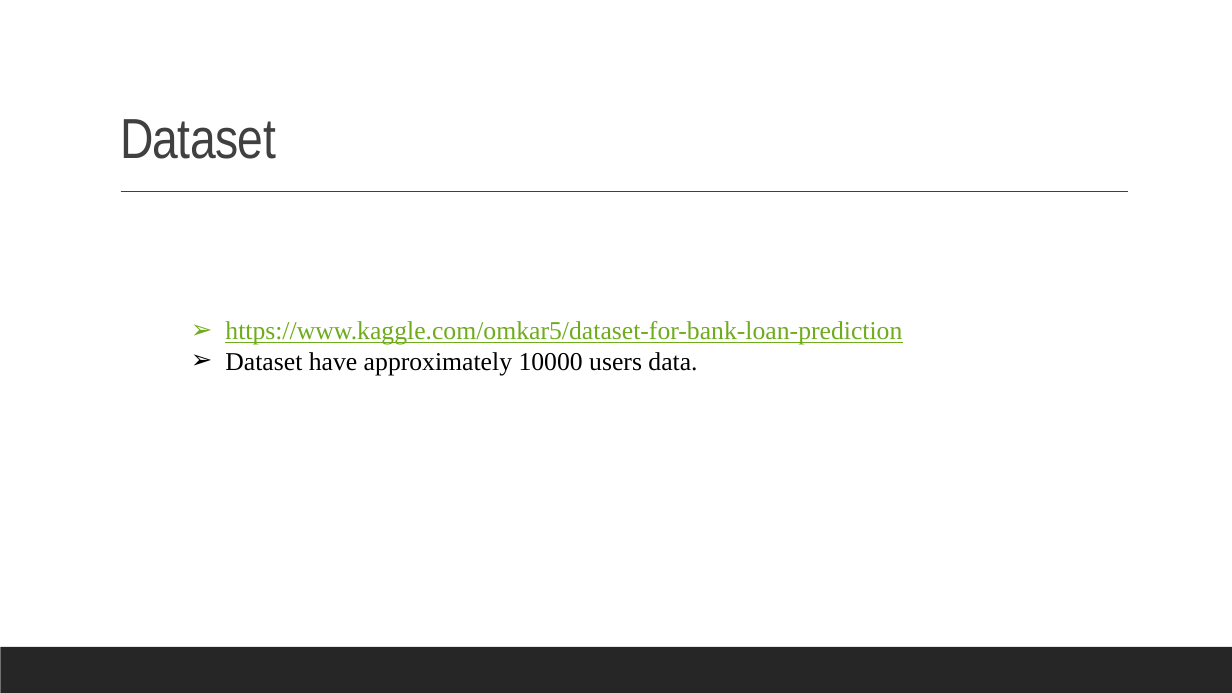
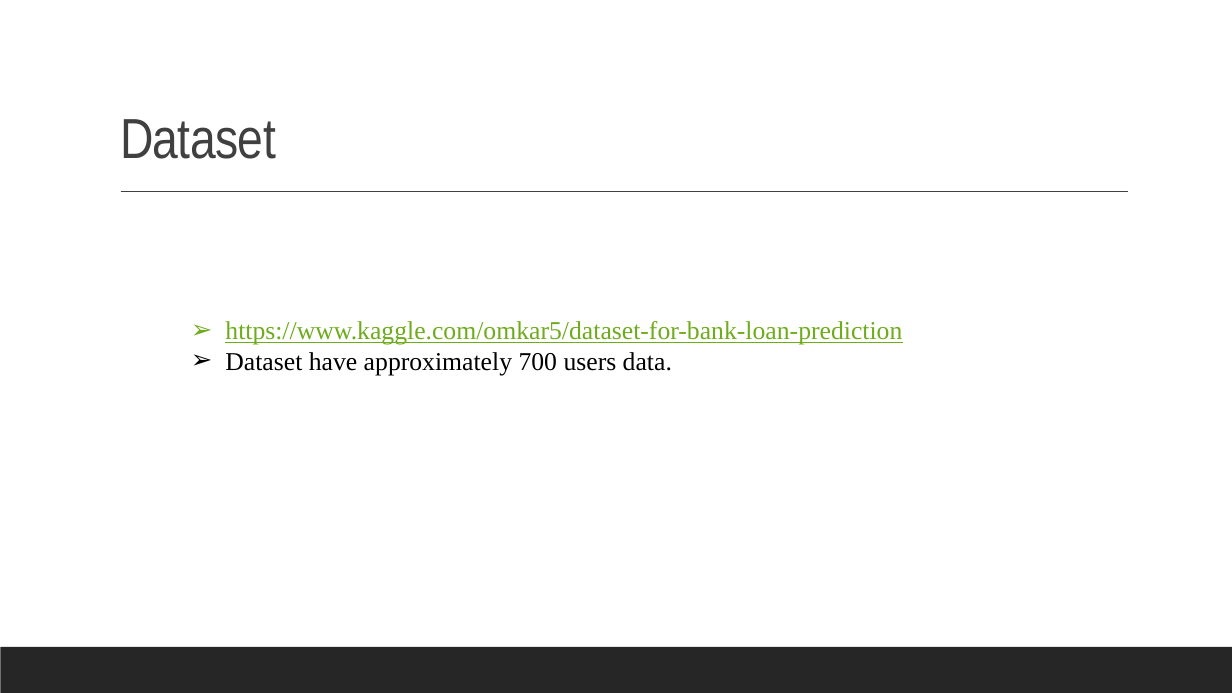
Before and after one commit to prnbbora4/BCLPS-majorProject, a slide deck: slide 9 of Documentation/BANKING CUSTOMER & LOAN PREDICTION SYSTEM_II.pptx. Drawn at 1232x693 pixels with LibreOffice and Linux fonts; fonts in the diff are those of the drawing. Boxes give left, top, right and bottom in pixels: in the first picture for what was removed or moved away, otherwise in the second. Text is boxed around its words. In the diff, an @@ line names an element or a change of style, - is before the commit and + after.

```diff
--- a/Documentation/BANKING CUSTOMER & LOAN PREDICTION SYSTEM_II.pptx
+++ b/Documentation/BANKING CUSTOMER & LOAN PREDICTION SYSTEM_II.pptx
@@ text at (225, 352, 672, 375): text changed @@
-➢ Dataset have approximately 10000 users data.
+➢ Dataset have approximately 700 users data.
```
Also in this commit, not shown: 1 other slide changed, 3 slides added, 3 other files.
